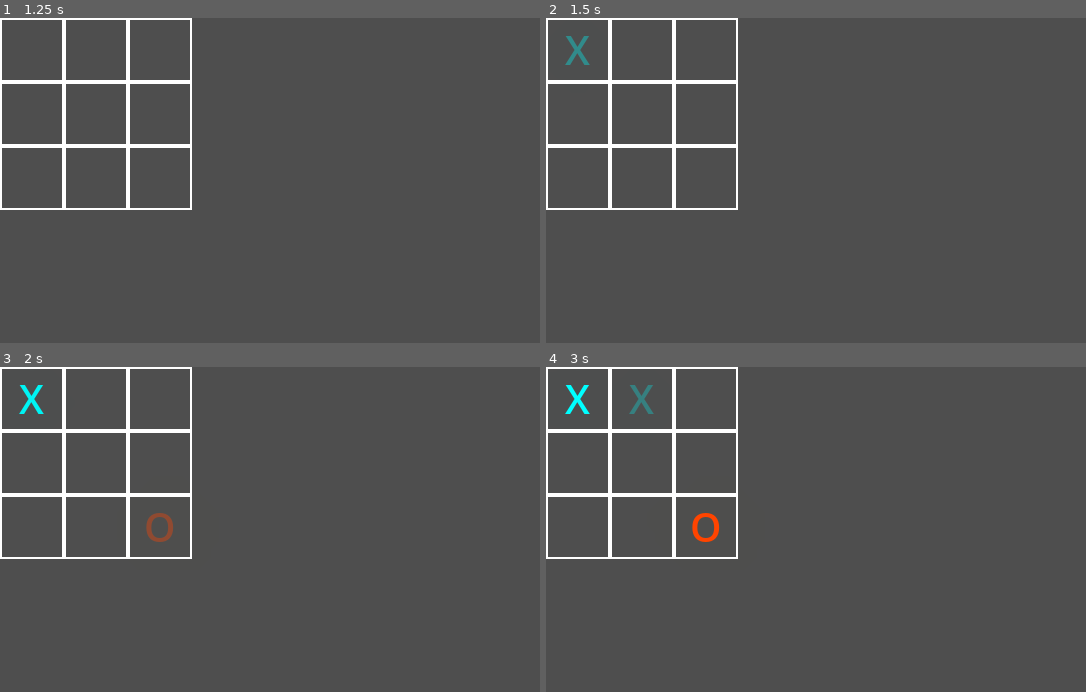
Above: before the commit, frames 1-4 (two rows, left to right).
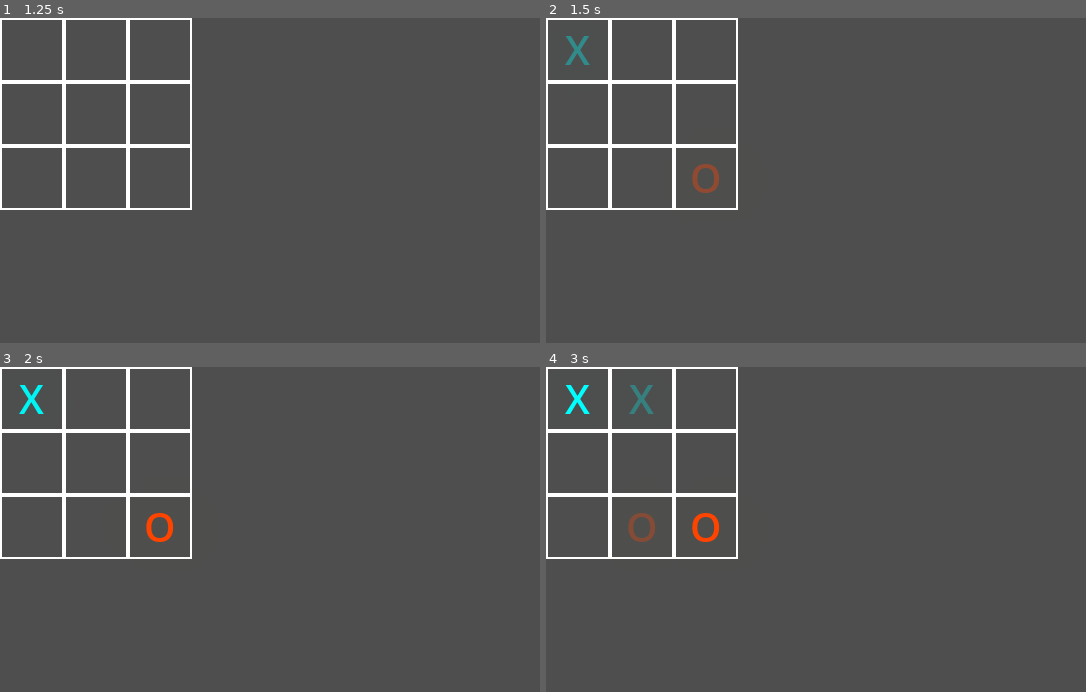
Above: after the commit, the same moments.

Repository: ZevZX/Everything-Game
Game: Godot game, scene res://game/main_menu/main_menu.tscn
Two runs of this game, one before a commit and one after it. Both use one fixed random seed, a clock stepped at 60 frames per second and the inputs below.
Inputs (mouse positions are in pixels of both pictures, inside the frame that each line leads up to):
- Up to frame 1 (1.25 s): click "Tic-Tac-Toe" at 0.5 s
- Up to frame 2 (1.5 s): click (578, 50) at 1.25 s
- Up to frame 3 (2 s): no input
- Up to frame 4 (3 s): click "X" at 2 s; click (643, 399) at 2.77 s

Frame 1 is identical in both runs. In frame 2, 0.2% of the frame differs, in the area x 27-33%, y 44-54%; in frame 3, 0.2%; in frame 4, 0.2%.

Commit message:
Tic-Tac-Tie bug fix
fixed a bug where the player can click two cells fast enough to force the opponent to make 2 moves on one turn

Diff:
--- a/game/tic_tac_toe/cell.gd
+++ b/game/tic_tac_toe/cell.gd
@@ -18,6 +18,7 @@
 	text = "X"
 	cell_value = "X"
 	tween.tween_property(self, "self_modulate:a", 1, 0.5)
+	cell_updated.emit(self)
 
 func draw_o():
 	var tween = get_tree().create_tween()
@@ -26,6 +27,7 @@
 	text = "O"
 	cell_value = "O"
 	tween.tween_property(self, "self_modulate:a", 1, 0.5)
+	cell_updated.emit(self)
 
 func draw_cell():
 	if main.is_game_end: return
@@ -36,11 +38,9 @@
 				main.turn = 1
 				draw_x()
 			1:
-				main.turn = 0
-				draw_o()
+				return
 
 	mouse_default_cursor_shape = Control.CURSOR_ARROW
-	cell_updated.emit(self)
 
 func glow(color):
 	var tween = get_tree().create_tween()
--- a/game/tic_tac_toe/main.gd
+++ b/game/tic_tac_toe/main.gd
@@ -31,8 +31,8 @@
 	elif play_with == "AI" and turn == 1:
 		var ai_cell = cells[randi() % cells.size()]
 		if ai_cell.cell_value == "":
-			await get_tree().create_timer(0.5).timeout
-			ai_cell.draw_cell()
+			turn = 0
+			ai_cell.draw_o()
 		else:
 			_on_cell_updated(cell)
 
--- a/project.godot
+++ b/project.godot
@@ -19,7 +19,6 @@
 
 window/size/viewport_width=640
 window/size/viewport_height=360
-window/size/mode=4
 window/stretch/mode="viewport"
 window/stretch/scale_mode="integer"
 window/vsync/vsync_mode=0
